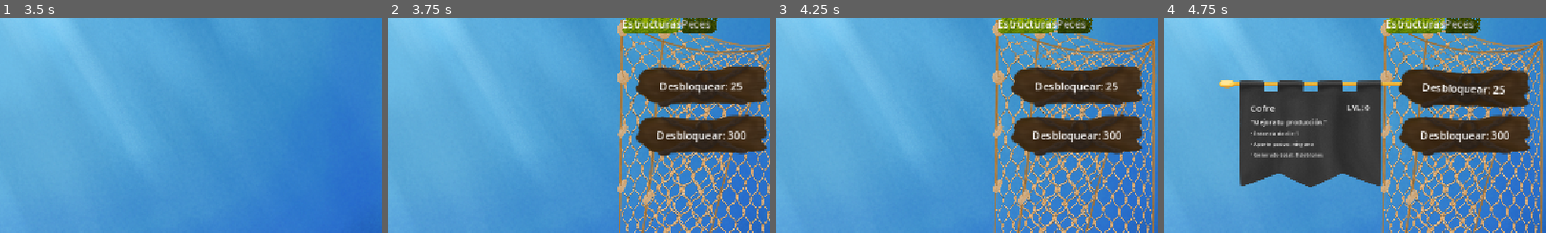
Above: before the commit, frames 1-4 (left to right).
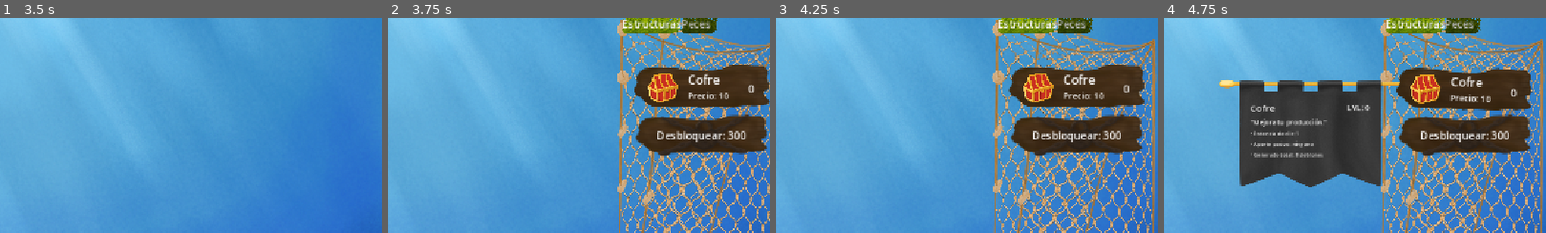
Above: after the commit, the same moments.

Repository: Niett204/fish-clicks
Game: Godot game, scene res://scenes/main.tscn
The game is run twice, just before and just after one commit, with the same random seed, the same clock (stepped at 60 frames per second) and the same inputs.
Inputs (mouse positions are % of the whole screen's width and height, from its top left):
- Up to frame 1 (3.5 s): click (4, 6) at 0.5 s; click (14, 6) at 1.25 s; click (86, 6) at 2 s; click (91, 6) at 2.75 s
- Up to frame 2 (3.75 s): click (96, 6) at 3.5 s
- Up to frame 3 (4.25 s): no input
- Up to frame 4 (4.75 s): click (89, 29) at 4.25 s
The pictures show only the part of the screen within x 50-100%, y 13-63%; the shares and areas given below are measured in that part.

Frame 1 is identical in both runs. In frame 2, 2.9% of the frame differs, in the area x 64-100%, y 21-42%; in frame 3, 2.9%; in frame 4, 2.9%.

Commit message:
Fix the fish card

Diff:
--- a/client/fish-clicks-main/scenes/main.gd
+++ b/client/fish-clicks-main/scenes/main.gd
@@ -24,9 +24,9 @@
 const ITEMS := {
 	"fish_basic": {
 		"tab": "Peces",
-		"title": "Pez Común",
+		"title": "Doblon",
 		"icon": "res://assets/peces/doblon.png",
-		"unlock_price": 0,
+		"unlock_price": 10,
 		"kind": "passive",
 		"base_price": 25.0,
 		"price_growth": 1.15,
@@ -37,7 +37,7 @@
 		"tab": "Estructuras",
 		"title": "Cofre",
 		"icon": "res://assets/estructuras/cofre_cerrado.png",
-		"unlock_price": 25,
+		"unlock_price": 0,
 		"kind": "click",
 		"base_price": 10.0,
 		"price_growth": 1.05,
--- a/client/fish-clicks-main/scenes/main.tscn
+++ b/client/fish-clicks-main/scenes/main.tscn
@@ -49,8 +49,6 @@
 
 [sub_resource type="StyleBoxEmpty" id="StyleBoxEmpty_muem4"]
 
-[sub_resource type="StyleBoxEmpty" id="StyleBoxEmpty_dp3eg"]
-
 [sub_resource type="SystemFont" id="SystemFont_gqmmt"]
 font_italic = true
 
@@ -325,25 +323,25 @@
 size_flags_horizontal = 3
 theme_override_constants/separation = 10
 
-[node name="Peces" type="Control" parent="UI/Root/HUD/TiendaPanel/TabContainer" unique_id=438741302]
+[node name="Peces" type="Control" parent="UI/Root/HUD/TiendaPanel/TabContainer" unique_id=1632976240]
 visible = false
 layout_mode = 2
 metadata/_tab_index = 1
 
-[node name="ScrollContainer" type="ScrollContainer" parent="UI/Root/HUD/TiendaPanel/TabContainer/Peces" unique_id=458589617]
+[node name="ScrollContainer" type="ScrollContainer" parent="UI/Root/HUD/TiendaPanel/TabContainer/Peces" unique_id=1377723967]
 layout_mode = 1
 anchors_preset = 15
 anchor_right = 1.0
 anchor_bottom = 1.0
 offset_left = 25.0
 offset_top = 47.0
-offset_right = 230.0
-offset_bottom = 410.0
-grow_horizontal = 2
-grow_vertical = 2
-theme_override_styles/panel = SubResource("StyleBoxEmpty_dp3eg")
-
-[node name="ListPeces" type="VBoxContainer" parent="UI/Root/HUD/TiendaPanel/TabContainer/Peces/ScrollContainer" unique_id=279585929]
+offset_right = -20.0
+offset_bottom = -59.0
+grow_horizontal = 2
+grow_vertical = 2
+theme_override_styles/panel = SubResource("StyleBoxEmpty_muem4")
+
+[node name="ListPeces" type="VBoxContainer" parent="UI/Root/HUD/TiendaPanel/TabContainer/Peces/ScrollContainer" unique_id=1158215447]
 layout_mode = 2
 size_flags_horizontal = 3
 theme_override_constants/separation = 10
